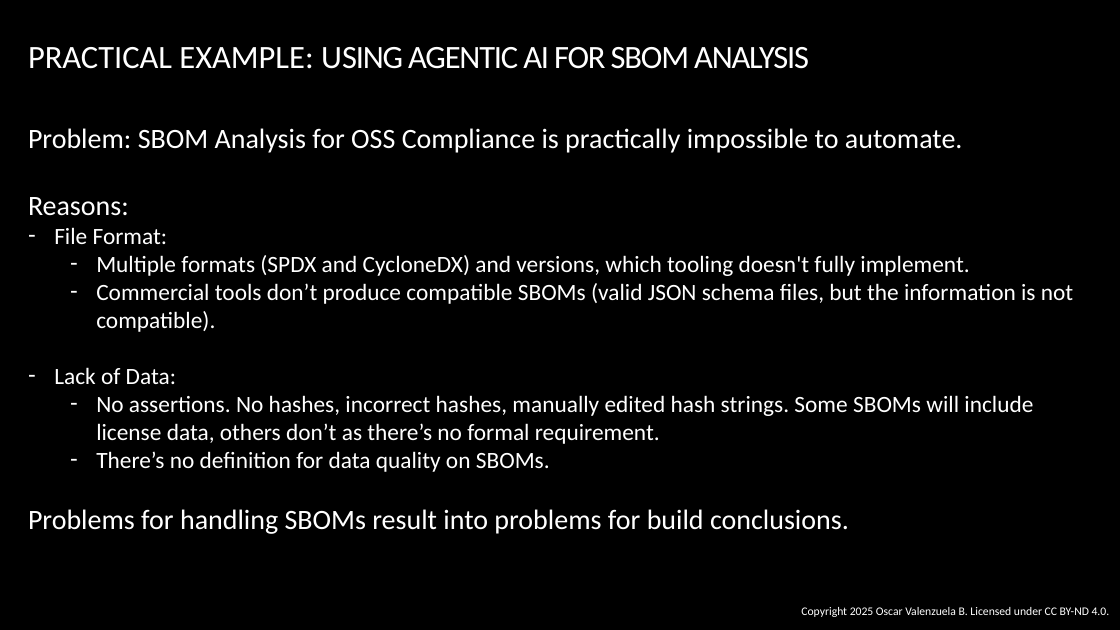
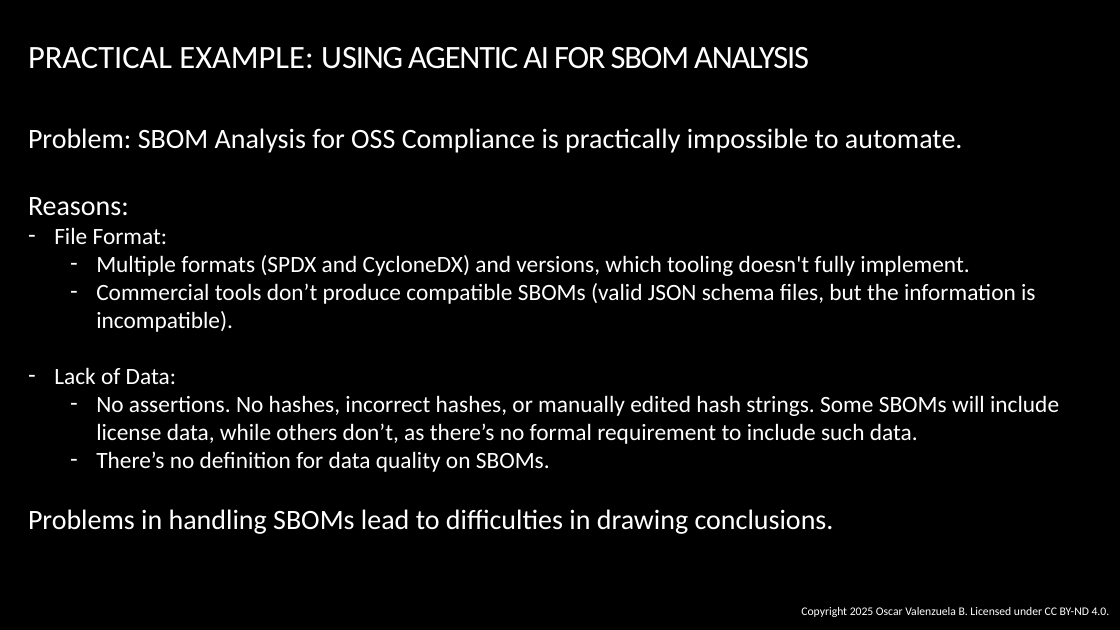
Before and after one commit to oscarvalenzuelab/sbom_analysis_using_agentic, a slide deck: slide 33 of slides/OSS_Agentic_AI.pptx. Drawn at 1120x630 pixels with LibreOffice and Linux fonts; fonts in the diff are those of the drawing; background and template pictures are left out. Boxes give left, top, right and bottom in pixels: in the first picture for what was removed or moved away, otherwise in the second. Text is boxed around its words. In the diff, an @@ line names an element or a change of style, - is before the commit and + after.

Commit message:
slides update

```diff
--- a/slides/OSS_Agentic_AI.pptx
+++ b/slides/OSS_Agentic_AI.pptx
@@ text at [96, 283, 1035, 332]: text changed @@
-  – Commercial tools don’t produce compatible SBOMs (valid JSON schema files, but the information is not compatible).
+  – Commercial tools don’t produce compatible SBOMs (valid JSON schema files, but the information is incompatible).
@@ text at [96, 395, 1059, 444]: text changed @@
-  – No assertions. No hashes, incorrect hashes, manually edited hash strings. Some SBOMs will include license data, others don’t as there’s no formal requirement.
+  – No assertions. No hashes, incorrect hashes, or manually edited hash strings. Some SBOMs will include license data, while others don’t, as there’s no formal requirement to include such data.
@@ text at [28, 509, 834, 534]: text changed @@
-Problems for handling SBOMs result into problems for build conclusions.
+Problems in handling SBOMs lead to difficulties in drawing conclusions.
```
Also in this commit, not shown: 2 other files.
